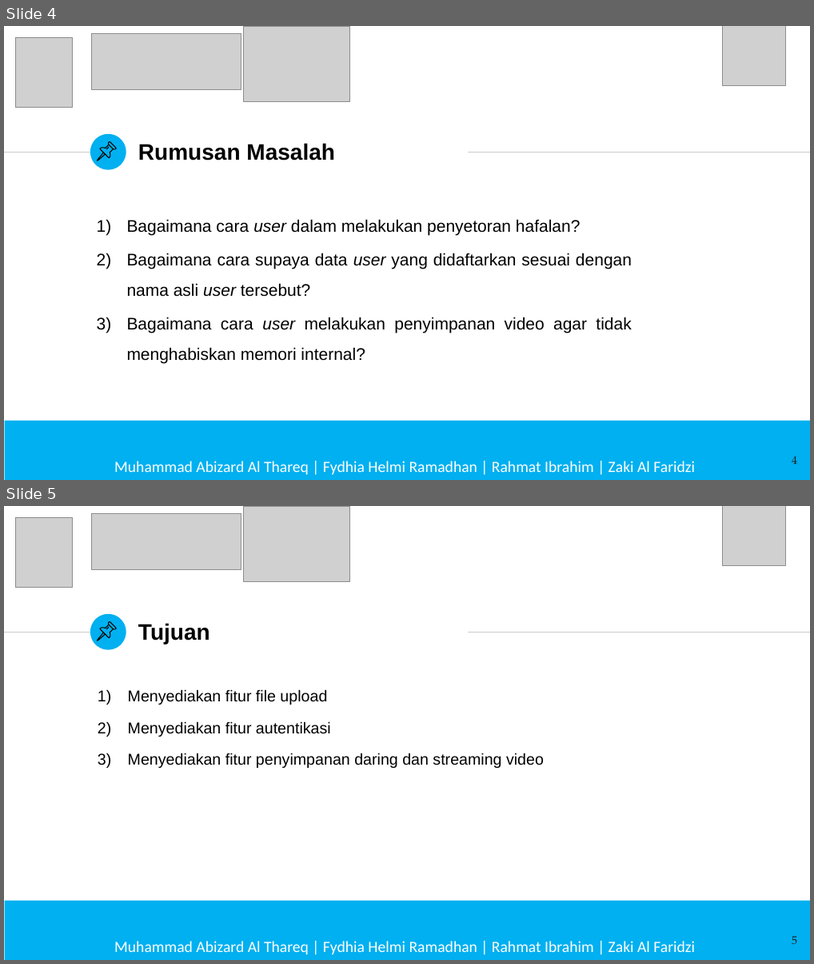
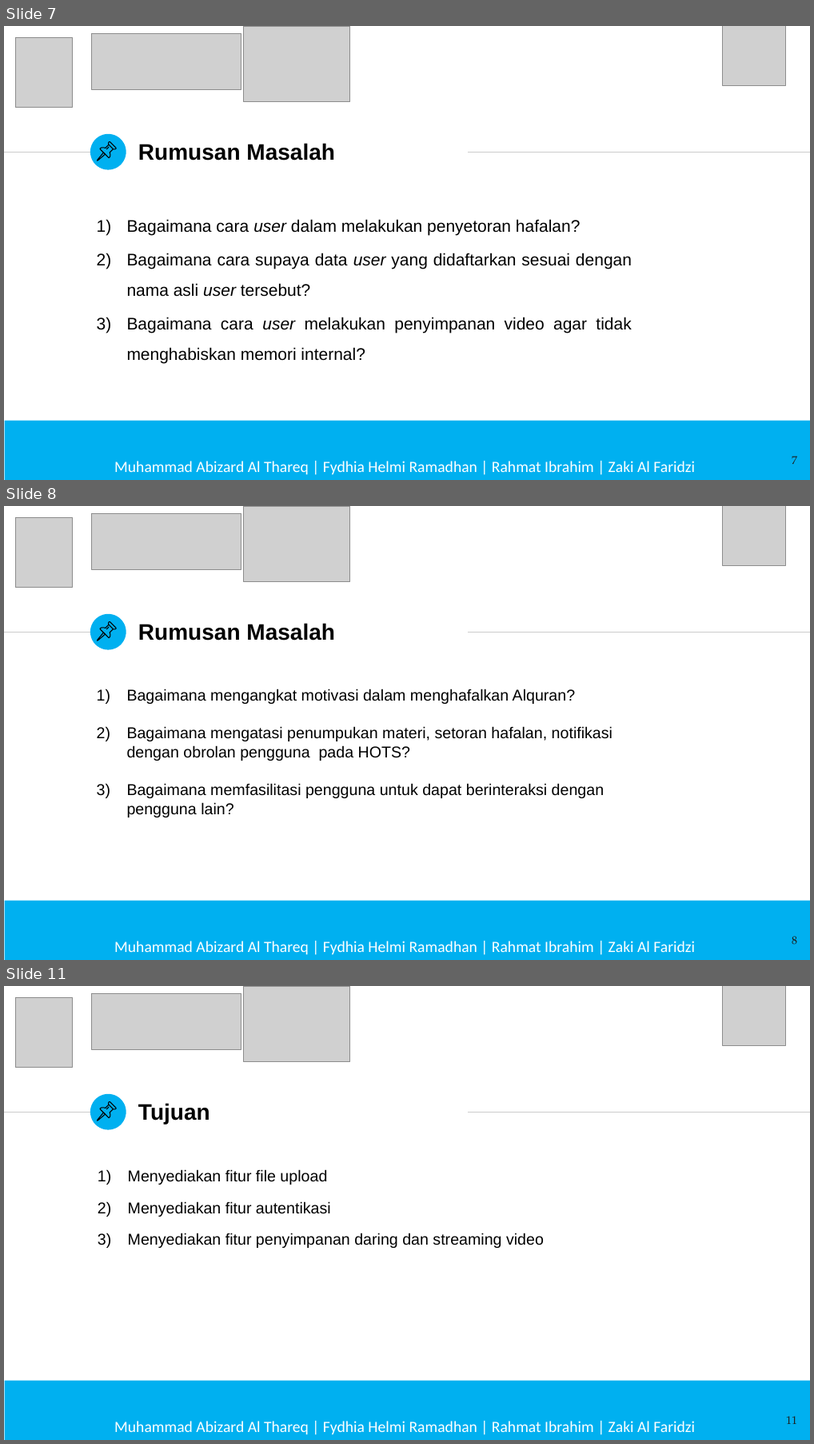
Before and after one commit to aabizardd/PA-Abizard-MYVOQU, a slide deck: PPT Prasidang/PPT Prasidang MyVoQu.pptx. Shown one above the other, each under a label of ours: slides 4 and 5 before the commit, slides 7, 8 and 11 after it; the slides between them are not shown. The pictures are 814x964 and 814x1444 pixels, drawn with LibreOffice and Linux fonts; fonts in the diff are those of the drawing; grey boxes stand for pictures; background and template pictures are left out. Boxes give left, top, right and bottom in pixels: in the first picture for what was removed or moved away, otherwise in the second. Text is boxed around its words. In the diff, an @@ line names an element or a change of style, - is before the commit and + after.

```diff
--- a/PPT Prasidang/PPT Prasidang MyVoQu.pptx
+++ b/PPT Prasidang/PPT Prasidang MyVoQu.pptx
@@ slide 8 added at (x1=4, y1=506, x2=810, y2=960), background #FFFFFF; not listed: 3 template elements that a slide beside it also shows @@
@@ picture added at (x1=15, y1=517, x2=73, y2=587) @@
@@ picture added at (x1=92, y1=513, x2=242, y2=569) @@
@@ picture added at (x1=243, y1=506, x2=350, y2=582) @@
@@ picture added at (x1=722, y1=506, x2=786, y2=566) @@
@@ title added at (x1=138, y1=623, x2=335, y2=640), 20 pt, text #000000, bold @@
+Rumusan Masalah
@@ group added at (x1=98, y1=621, x2=116, y2=640): 4 freeform shapes @@
@@ text added at (x1=127, y1=688, x2=613, y2=817), 14 pt, text #000000 @@
+1) Bagaimana mengangkat motivasi dalam menghafalkan Alquran?
+2) Bagaimana mengatasi penumpukan materi, setoran hafalan, notifikasi dengan obrolan pengguna pada HOTS?
+3) Bagaimana memfasilitasi pengguna untuk dapat berinteraksi dengan pengguna lain?
@@ rectangle added at (x1=5, y1=900, x2=810, y2=960), fill #00B0F0 @@
@@ page number added at (x1=792, y1=936, x2=798, y2=944), 10 pt, text #1D1D1B @@
+8
@@ text added at (x1=114, y1=940, x2=695, y2=954), 14 pt, text #FFFFFF @@
+Muhammad Abizard Al Thareq | Fydhia Helmi Ramadhan | Rahmat Ibrahim | Zaki Al Faridzi
@@ what was slide 4 is now slide 7 @@
@@ page number at (x1=792, y1=456, x2=798, y2=464): text changed @@
-4
+7
@@ what was slide 5 is now slide 11 @@
@@ page number at (x1=786, y1=1416, x2=798, y2=1424): text changed @@
-5
+11
```
Also in this commit, not shown: 4 slides changed, 11 other slides added, 1 other file.
